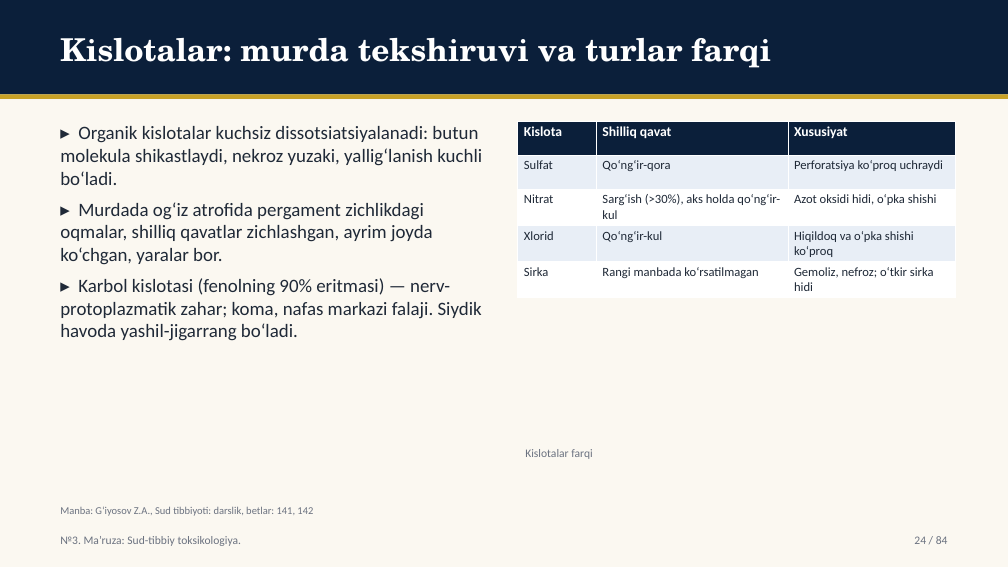
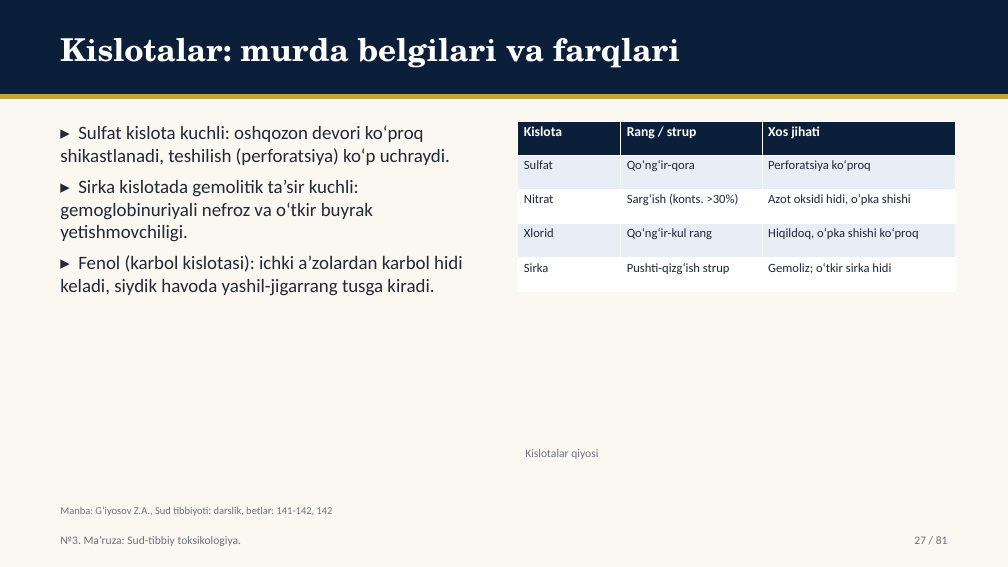
Before and after one commit to davlatsudekspert/forensic-expert, a slide deck: slide 27 of out/5-kurs-tibbiy-profilaktika-08.pptx (slide 24 before the commit). Drawn at 1008x567 pixels with LibreOffice and Linux fonts; fonts in the diff are those of the drawing. Boxes give left, top, right and bottom in pixels: in the first picture for what was removed or moved away, otherwise in the second. Text is boxed around its words. In the diff, an @@ line names an element or a change of style, - is before the commit and + after.

Commit message:
slides output: 4-kurs-davolash-10,4-kurs-pediatriya-11,4-kurs-pediatriya-12,5-kurs-tibbiy-profilaktika-08,5-kurs-tibbiy-profilaktika-09,ktp26-u-05,ktp26-u-14

```diff
--- a/out/5-kurs-tibbiy-profilaktika-08.pptx
+++ b/out/5-kurs-tibbiy-profilaktika-08.pptx
@@ text at box(60, 38, 680, 68): text changed @@
-Kislotalar: murda tekshiruvi va turlar farqi
+Kislotalar: murda belgilari va farqlari
@@ text at box(60, 125, 462, 296): text changed @@
-▸ Organik kislotalar kuchsiz dissotsiatsiyalanadi: butun molekula shikastlaydi, nekroz yuzaki, yallig‘lanish kuchli bo‘ladi.
-▸ Murdada og‘iz atrofida pergament zichlikdagi oqmalar, shilliq qavatlar zichlashgan, ayrim joyda ko‘chgan, yaralar bor.
-▸ Karbol kislotasi (fenolning 90% eritmasi) — nerv-protoplazmatik zahar; koma, nafas markazi falaji. Siydik havoda yashil-jigarrang bo‘ladi.
+▸ Sulfat kislota kuchli: oshqozon devori ko‘proq shikastlanadi, teshilish (perforatsiya) ko‘p uchraydi.
+▸ Sirka kislotada gemolitik ta’sir kuchli: gemoglobinuriyali nefroz va o‘tkir buyrak yetishmovchiligi.
+▸ Fenol (karbol kislotasi): ichki a’zolardan karbol hidi keladi, siydik havoda yashil-jigarrang tusga kiradi.
@@ table at box(518, 121, 955, 291) @@
-row 1, column 2: Shilliq qavat
+row 1, column 2: Rang / strup
-row 1, column 3: Xususiyat
+row 1, column 3: Xos jihati
-row 2, column 3: Perforatsiya ko‘proq uchraydi
+row 2, column 3: Perforatsiya ko‘proq
-row 3, column 2: Sarg‘ish (>30%), aks holda qo‘ng‘ir-kul
+row 3, column 2: Sarg‘ish (konts. >30%)
-row 4, column 2: Qo‘ng‘ir-kul
+row 4, column 2: Qo‘ng‘ir-kul rang
-row 4, column 3: Hiqildoq va o‘pka shishi ko‘proq
+row 4, column 3: Hiqildoq, o‘pka shishi ko‘proq
-row 5, column 2: Rangi manbada ko‘rsatilmagan
+row 5, column 2: Pushti-qizg‘ish strup
-row 5, column 3: Gemoliz, nefroz; o‘tkir sirka hidi
+row 5, column 3: Gemoliz; o‘tkir sirka hidi
@@ text at box(525, 449, 598, 459): text changed @@
-Kislotalar farqi
+Kislotalar qiyosi
@@ text at box(60, 506, 333, 516): text changed @@
-Manba: G‘iyosov Z.A., Sud tibbiyoti: darslik, betlar: 141, 142
+Manba: G‘iyosov Z.A., Sud tibbiyoti: darslik, betlar: 141-142, 142
@@ text at box(914, 536, 948, 544): text changed @@
-24 / 84
+27 / 81
```
Also in this commit, not shown: 59 other slides changed, 19 slides added, 22 slides removed, 30 other files.
